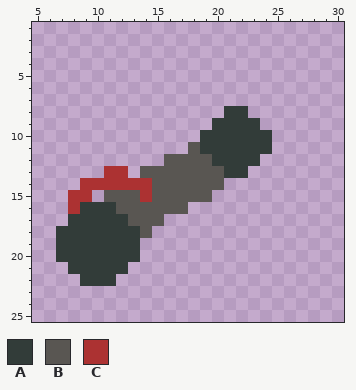
Two versions of one pixel-art sprite, Assets/Art/Sprites/Traps/Trampas Presidente/BrazoTorreBond.png. Above, as it was before the edit.
The file is 32x32 pixels. Shown: x 5..30, y 1..25. The old version is drawn lined up with the new one.
Palette (. is transparent): A #323c39  B #595652  C #ac3232
Pixels before, first column x 7:
 8 ..............AA..
 9 .............AAAA.
10 ............AAAAAA
11 ...........BAAAAAA
12 .........BBBBAAAA.
13 ....CC.BBBBBBBAA..
14 ..CCCCCCBBBBBB....
15 .CC.BBBCBBBBB.....
16 .CAAABBBBBB.......
17 .AAAAABBB.........
18 AAAAAAAB..........
19 AAAAAAA...........
20 AAAAAAA...........
21 .AAAAA............
22 ..AAA.............
After the commit:
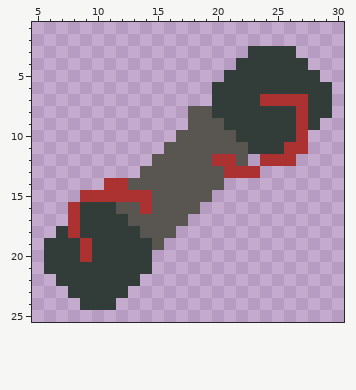
What changed:
whole drawing moved by -5,+4 (the old picture is shown already moved)
Changed rows in their new state; - is an unchanged pixel.
first column x 6:
 3 -----------------AAAA---
 4 ----------------AAAAAA--
 5 ---------------AAAAAAAA-
 6 --------------AAAAAAAAAA
 7 --------------AAAACCCCAA
 8 ------------BBA--AAAACAA
 9 ------------BBB---AAACA-
10 -----------BBBBB---AAC--
11 ----------BB-BBBB--ACC--
12 ---------B----CCB.CCC---
13 -----..--------CCC------
14 ---..--BB---------------
15 --.-CCCC----------------
16 --------C---B-----------
17 --C-------BB------------
18 --C------BB-------------
19 A--C----AB--------------
20 A--C----A---------------
21 AA-----AA---------------
22 -AA---AA----------------
23 --AAAAA-----------------
24 ---AAA------------------
Changed places in both pictures, as pixel boxes (x1, y1, x2, y2):
changed: (44, 46, 332, 310)
